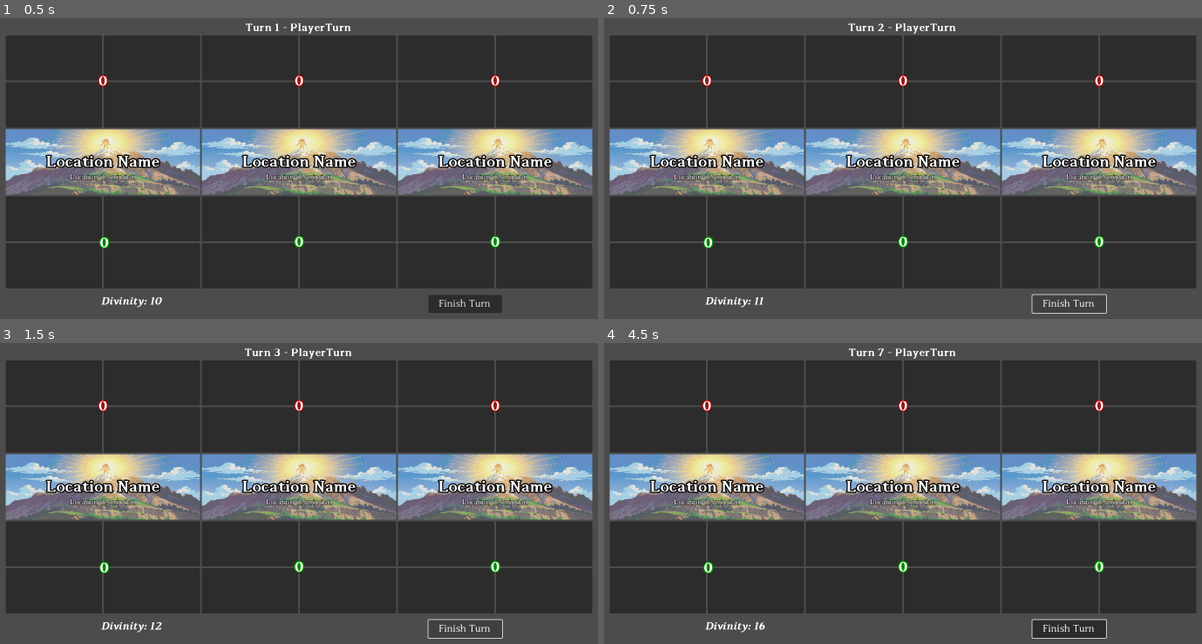
Above: before the commit, frames 1-4 (two rows, left to right).
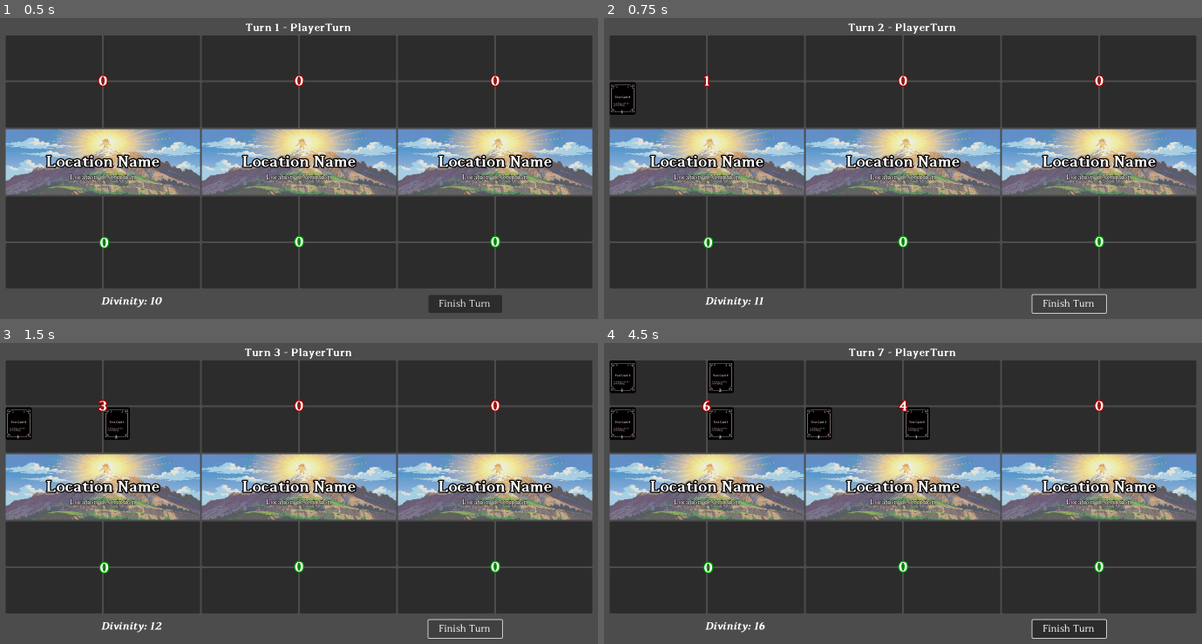
Above: after the commit, the same moments.

Repository: Chthonic-Studio/godspark
Game: Godot game, scene res://scenes/combat_scene.tscn
Two runs of this game, one before a commit and one after it. Both use one fixed random seed, a clock stepped at 60 frames per second and the inputs below. The project has no main scene, so this scene is started directly.
Inputs (mouse positions are in pixels of both pictures, inside the frame that each line leads up to):
- Up to frame 1 (0.5 s): no input
- Up to frame 2 (0.75 s): click "Finish Turn" at 0.5 s
- Up to frame 3 (1.5 s): click "Finish Turn" at 1.25 s
- Up to frame 4 (4.5 s): click "Finish Turn" at 2 s; tap Enter at 2.75, 4.25 s; move the mouse to (1058, 502) at 2.77 s; click (1058, 502) at 2.92 s; tap Space at 3.5 s; drag from (765, 541) to (867, 601) at 3.52 s; move the mouse to (974, 436) at 4.27 s; click (974, 436) at 4.42 s

Frame 1 is identical in both runs. In frame 2, 0.5% of the frame differs, in the area x 1-19%, y 18-33%; in frame 3, 0.9%; in frame 4, 2.6%, in the area x 1-55%, y 5-33%.

Commit message:
Fixed the right instantiation of deck and terrain in combat

Diff:
--- a/scripts/core/combat_manager.gd
+++ b/scripts/core/combat_manager.gd
@@ -18,60 +18,13 @@
 signal phase_changed
 signal turn_changed
 
-# Called once at combat start
+func _ready():
+	start_combat()
+
 func start_combat():
-	print("\n=== COMBAT SCENE DEBUG ===")
-	print("PantheonRunManager.current_run_active:", PantheonRunManager.current_run_active)
-	print("PantheonRunManager.current_node_index:", PantheonRunManager.current_node_index)
-	print("PantheonRunManager.current_node_terrains:", PantheonRunManager.current_node_terrains)
-	print("PantheonRunManager.player_deck (size):", PantheonRunManager.player_deck.size())
-	print("PantheonRunManager.player_terrain_cards (size):", PantheonRunManager.player_terrain_cards.size())
-	print("PantheonRunManager.current_void_pantheon:", PantheonRunManager.current_void_pantheon)
-	print("==========================\n")
-
-	if PantheonRunManager.current_run_active:
-		# --- CAMPAIGN/DEMO MODE ---
-		var node_terrain = PantheonRunManager.get_current_node_terrains()
-		print("node_terrain at combat start:", node_terrain)
-
-		# Make sure player terrain is assigned for this node
-		if node_terrain.has("void") and node_terrain.has("pantheon") and node_terrain.has("player") and node_terrain["player"] != null:
-			# Use ZoneGenerator to build a proper assignment
-			var zone_gen = get_node_or_null("/root/CombatScene/ZoneGenerator")
-			if not zone_gen:
-				print("ERROR: ZoneGenerator node not found in scene!")
-				current_terrain_assignments = {}
-			else:
-				current_terrain_assignments = zone_gen.get_combat_terrain_assignment(
-					node_terrain,
-					node_terrain["player"]
-				)
-				print("current_terrain_assignments for board:", current_terrain_assignments)
-		else:
-			print("WARNING: Terrain assignments incomplete for this node! node_terrain:", node_terrain)
-			current_terrain_assignments = {}
-
-		# Terrain and board setup
-		board_manager.setup_terrain(current_terrain_assignments)
-		board_manager.setup_board()
-		board_ui_manager.update_power_labels()
-
-		# Deck setup
-		print("Assigning DeckManager.setup_deck with size:", PantheonRunManager.player_deck.size())
-		DeckManager.setup_deck(PantheonRunManager.player_deck)
-		print("After setup_deck, DeckManager.draw_pile size:", DeckManager.draw_pile.size())
-		DeckManager.start_game()
-		print("After start_game, DeckManager.hand size:", DeckManager.hand.size())
-
-		# Enemy deck setup
-		if enemy_deck_manager and PantheonRunManager.current_void_pantheon != "":
-			print("Setting up enemy deck for void pantheon:", PantheonRunManager.current_void_pantheon)
-			enemy_deck_manager.setup_deck(generate_enemy_deck_for_void_pantheon(PantheonRunManager.current_void_pantheon))
-		elif enemy_deck_manager:
-			print("WARNING: No void pantheon assigned for this node! Using test cards.")
-			enemy_deck_manager._generate_test_cards()
-	else:
-		# --- DEV/TEST MODE (fallback) ---
+	# DEV MODE: set up test state for isolated scene testing
+	if GameManager.dev_mode:
+		# Setup terrain for test if not already assigned
 		if not current_terrain_assignments or current_terrain_assignments.is_empty():
 			var TerrainPool = preload("res://scripts/data/terrain_pools.gd")
 			current_terrain_assignments = {
@@ -80,18 +33,38 @@
 				"right": TerrainPool.PANTHEON_TERRAIN_POOLS["GREEK"][0],
 			}
 			print("DEBUG: Assigned fake terrain for direct scene test.")
+		# Setup deck if empty
+		if DeckManager.draw_pile.is_empty() and DeckManager.hand.is_empty():
+			DeckManager._generate_test_cards()
+		# Setup enemy deck if empty
+		if enemy_deck_manager.draw_pile.is_empty() and enemy_deck_manager.hand.is_empty():
+			enemy_deck_manager._generate_test_cards()
+	else:
+		# --- CAMPAIGN FLOW: Always assign terrain from PantheonRunManager and ZoneGenerator ---
+		var node_terrain = PantheonRunManager.get_current_node_terrains()
+		print("COMBAT MANAGER: node_terrain at combat start:", node_terrain)
+		var player_terrain = node_terrain.get("player", null)
+		var zone_gen = get_node_or_null("/root/CombatScene/ZoneGenerator")
+		if zone_gen and node_terrain and player_terrain:
+			current_terrain_assignments = zone_gen.get_combat_terrain_assignment(node_terrain, player_terrain)
+			print("COMBAT MANAGER: current_terrain_assignments set to:", current_terrain_assignments)
+		else:
+			print("ERROR: Could not build terrain assignments for combat! ZoneGen or node_terrain/player missing.")
+			current_terrain_assignments = {}
+
 		board_manager.setup_terrain(current_terrain_assignments)
 		board_manager.setup_board()
 		board_ui_manager.update_power_labels()
-
-		if DeckManager.draw_pile.is_empty() and DeckManager.hand.is_empty():
-			print("Generating test cards for DeckManager (DEV MODE).")
-			DeckManager._generate_test_cards()
-		if enemy_deck_manager.draw_pile.is_empty() and enemy_deck_manager.hand.is_empty():
-			print("Generating test cards for EnemyDeckManager (DEV MODE).")
+		board_ui_manager.update_location_info()
+
+		DeckManager.setup_deck(PantheonRunManager.player_deck)
+		DeckManager.start_game()
+
+		if enemy_deck_manager and PantheonRunManager.current_void_pantheon != "":
+			enemy_deck_manager.setup_deck(generate_enemy_deck_for_void_pantheon(PantheonRunManager.current_void_pantheon))
+		elif enemy_deck_manager:
 			enemy_deck_manager._generate_test_cards()
 
-	# === COMMON SETUP (UI, health bars, etc) ===
 	var player_bar = $"../PlayerHUD/PlayerHealthBar"
 	player_bar.fade_in()
 	player_bar.set_health(player_health)
@@ -100,10 +73,7 @@
 	enemy_bar.fade_in()
 	enemy_bar.set_health(enemy_health)
 
-	# Draw initial hand if not already drawn (in case start_game hasn't)
 	DeckManager.start_game()
-	if hand_manager:
-		hand_manager.refresh_hand()
 	enemy_deck_manager.draw_cards(3)
 	phase = "PlayerTurn"
 	divinity = 10
@@ -335,16 +305,17 @@
 
 
 # Utility: Generate an enemy deck for the current void pantheon
-func generate_enemy_deck_for_void_pantheon(void_pantheon: String) -> Array:
+# Generates a deck of card instance dictionaries for the given void pantheon.
+# Place this in CombatManager, or if needed for reuse, put in a utility script.
+func generate_enemy_deck_for_void_pantheon(void_pantheon: String) -> Array[Dictionary]:
 	var card_pools = preload("res://scripts/data/cards/card_pools.gd")
 	var void_pool_map = {
-		"THE DREAMING MAW": card_pools.DREAMING_MAW_VOID_PANTHEON,
-		"THE PRIMAL ROIL": card_pools.PRIMAL_ROIL_VOID_PANTHEON,
-		"THE INFINITE MESSENGER": card_pools.INFINITE_MESSENGER_VOID_PANTHEON,
-		# ...add more as you add new void pantheons
+		"THE DREAMING MAW": card_pools.DREAMING_MAW,
+		"THE PRIMAL ROIL": card_pools.PRIMAL_ROIL,
+		"THE INFINITE MESSENGER": card_pools.INFINITE_MESSENGER,
 	}
 	var pool = void_pool_map.get(void_pantheon, [])
-	var deck: Array = []
+	var deck: Array[Dictionary] = []
 	if pool.is_empty():
 		push_error("No enemy card pool for void pantheon: %s" % void_pantheon)
 		return deck
@@ -353,8 +324,11 @@
 		deck.append({
 			"instance_id": "void_%s_%d" % [void_pantheon, i],
 			"card_data": card,
-			"type": card.type
+			"type": "Levy", # Or use card.type if your card resources have it
+			"current_hp": card.health
 		})
 	return deck
+
+
 # When you implement AI, simply call the same BoardUIManager function for the enemy side:
 # $BoardUIManager.add_card_to_slot(enemy_card_instance, location, "enemy", slot_idx, card_ui_scene)
--- a/scripts/core/zone_generator.gd
+++ b/scripts/core/zone_generator.gd
@@ -11,9 +11,3 @@
 		"middle": node_terrain.get("pantheon"),
 		"right": player_terrain
 	}
-
-# Utility: At combat scene, call this at setup:
-# var zone_gen = $ZoneGenerator
-# var node_terrain = PantheonRunManager.get_current_node_terrains()
-# var player_terrain = PantheonRunManager.player_terrain_cards.pick_random()
-# zone_gen.get_combat_terrain_assignment(node_terrain, player_terrain)
--- a/scripts/data/cards/card_pools.gd
+++ b/scripts/data/cards/card_pools.gd
@@ -51,7 +51,7 @@
 	preload("res://scripts/data/cards/divine_pantheons/egyptian/scarab_swarm.tres")
 ]
 
-const THE_DREAMING_MAW = [
+const DREAMING_MAW = [
 	# Divine Soldiers
 	preload("res://scripts/data/cards/void_pantheons/dreaming_maw/abyssal_watcher.tres"),
 	preload("res://scripts/data/cards/void_pantheons/dreaming_maw/priest_of_sunken_stars.tres"),
